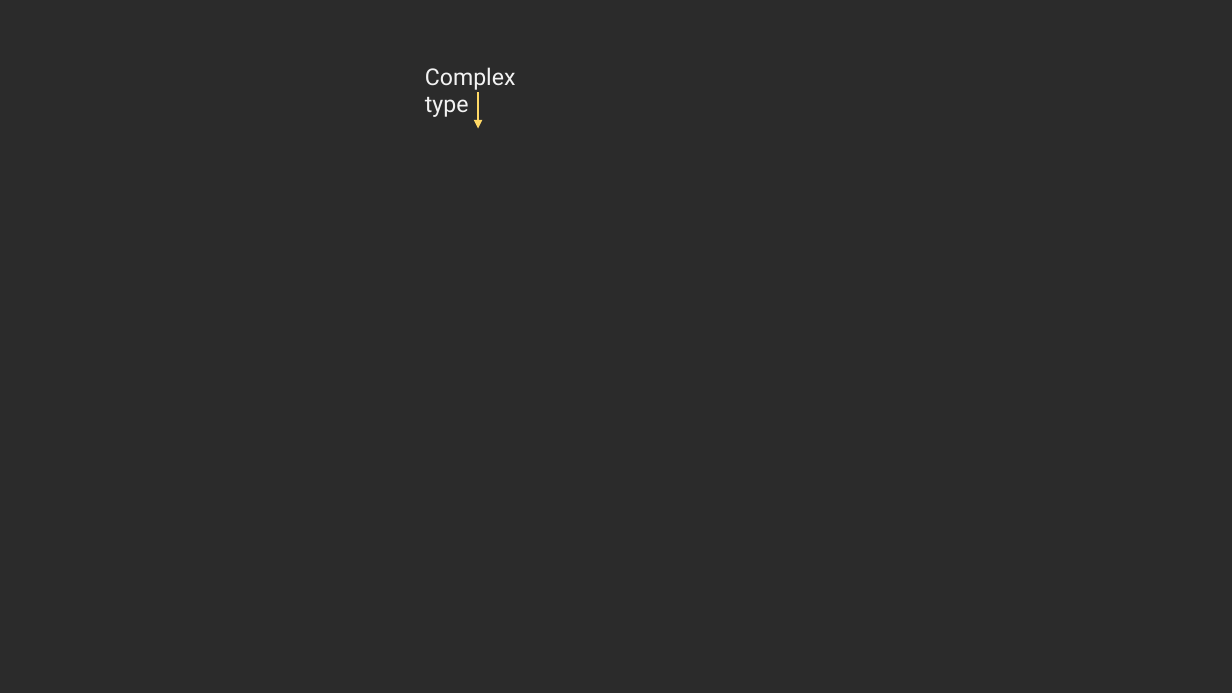
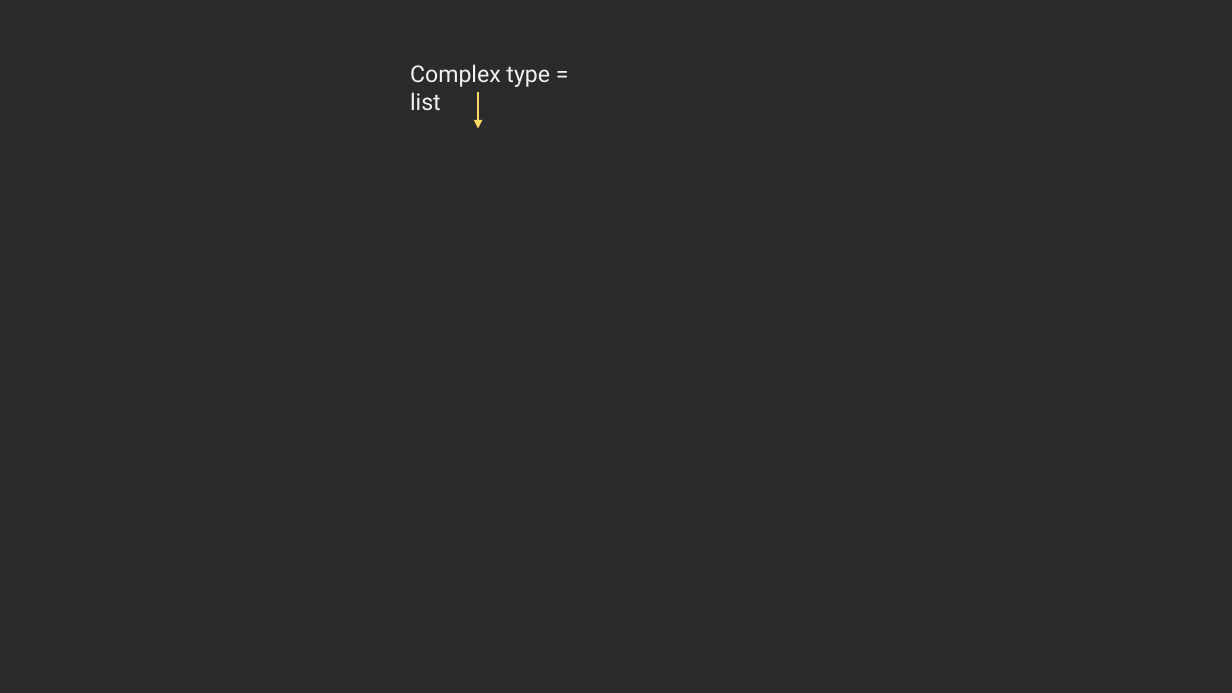
Before and after one commit to min-naing/Python-Tuto-Asset, a slide deck: slide 5 of 32. Iterables.pptx. Drawn at 1232x693 pixels with LibreOffice and Linux fonts; fonts in the diff are those of the drawing; background and template pictures are left out; a plain dark background stands for a picture behind light text. Boxes give left, top, right and bottom in pixels: in the first picture for what was removed or moved away, otherwise in the second. Text is boxed around its words. In the diff, an @@ line names an element or a change of style, - is before the commit and + after.

```diff
--- a/32. Iterables.pptx
+++ b/32. Iterables.pptx
@@ text at <box>410,64,550,110</box>: text changed @@
-Complex type
+Complex type = list
```
Also in this commit, not shown: 2 other files.
